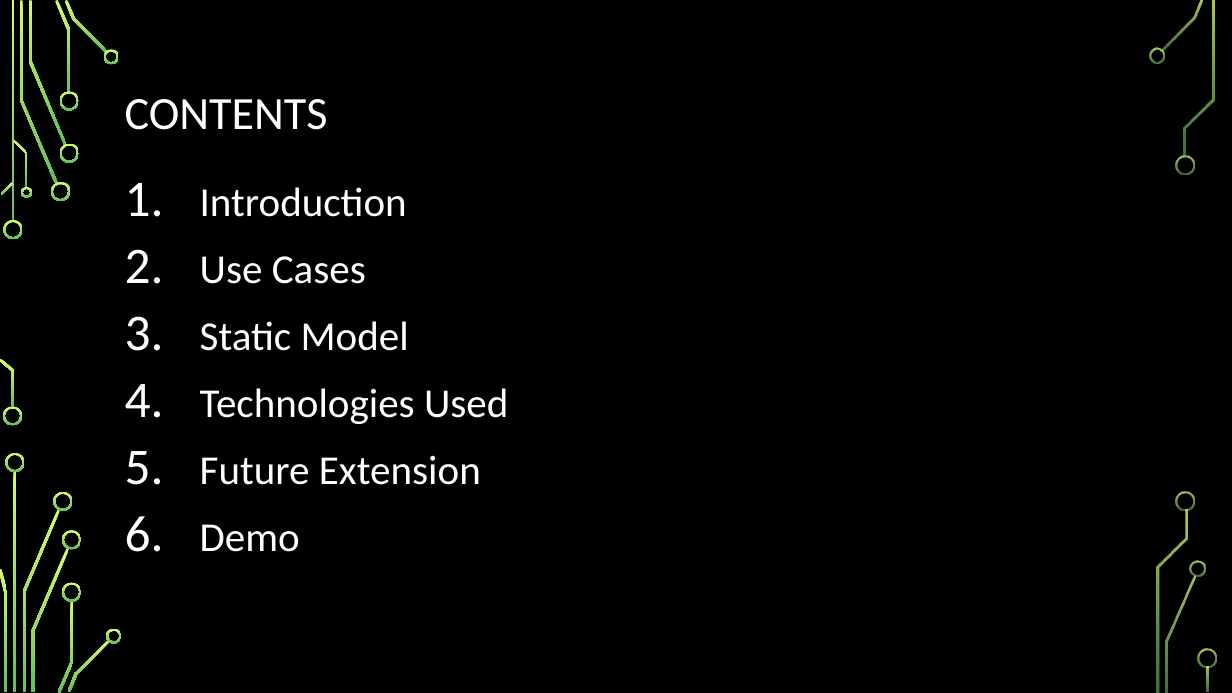
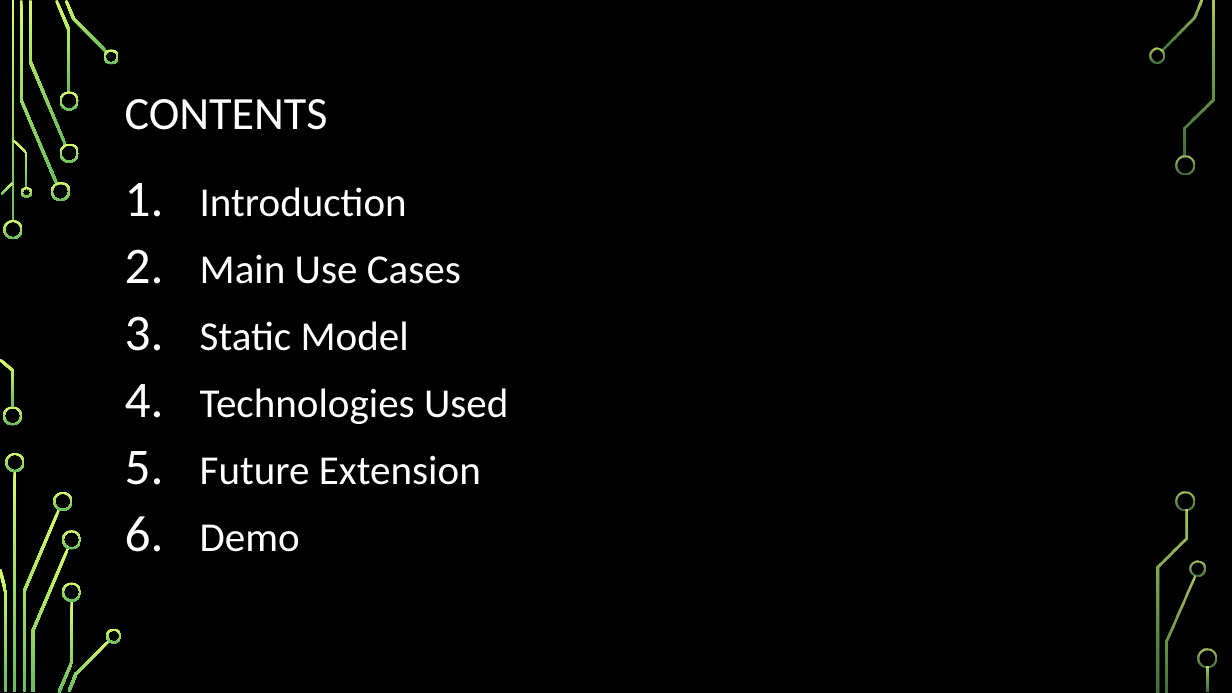
Before and after one commit to nbbon/fms, a slide deck: slide 2 of document/Saigonese-Flight-Management-System.pptx. Drawn at 1232x693 pixels with LibreOffice and Linux fonts; fonts in the diff are those of the drawing; background and template pictures are left out. Boxes give left, top, right and bottom in pixels: in the first picture for what was removed or moved away, otherwise in the second. Text is boxed around its words. In the diff, an @@ line names an element or a change of style, - is before the commit and + after.

```diff
--- a/document/Saigonese-Flight-Management-System.pptx
+++ b/document/Saigonese-Flight-Management-System.pptx
@@ text at (x1=200, y1=255, x2=461, y2=284): text changed @@
-2. Use Cases
+2. Main Use Cases
```
Also in this commit, not shown: 5 other slides changed, 3 other files.
